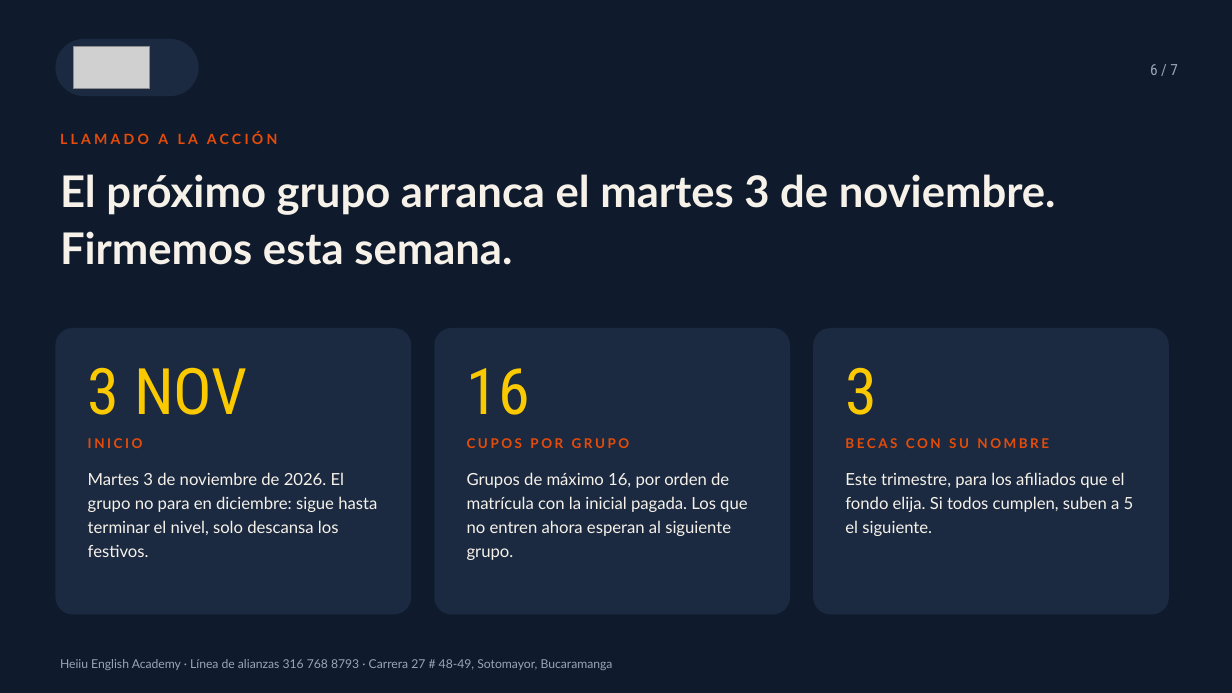
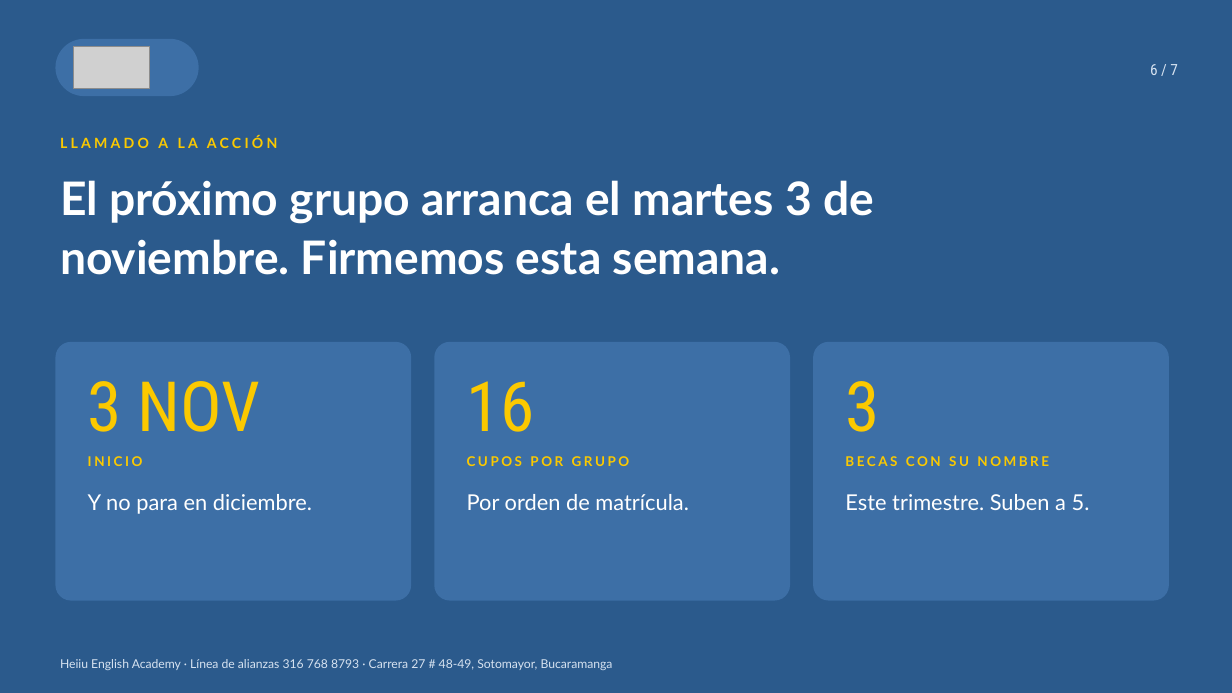
Before and after one commit to gomezrdiana/Plan-academico, a slide deck: slide 6 of recursos/comercial/B2B/PRESENTACION_FONDOS_EMPLEADOS_HEIIU.pptx. Drawn at 1232x693 pixels with LibreOffice and Linux fonts; fonts in the diff are those of the drawing; grey boxes stand for pictures. Boxes give left, top, right and bottom in pixels: in the first picture for what was removed or moved away, otherwise in the second. Text is boxed around its words. In the diff, an @@ line names an element or a change of style, - is before the commit and + after.

```diff
--- a/recursos/comercial/B2B/PRESENTACION_FONDOS_EMPLEADOS_HEIIU.pptx
+++ b/recursos/comercial/B2B/PRESENTACION_FONDOS_EMPLEADOS_HEIIU.pptx
@@ rectangle at (0,0,1232,693): fill #0F1B2D to #2B5A8C @@
@@ text "6 / 7" at (1150,64,1178,75): text colour #9AA4B5 to #D6E2F0 @@
@@ text "El próximo grupo arranca el ..." at (60,180,874,275): size 34 to 36 pt, text colour #F6F1E9 to #FFFFFF @@
@@ rounded rectangle: place and size @@
-rounded rectangle at (55,328,411,615)
+rounded rectangle at (55,342,411,601)
@@ rounded rectangle: place and size @@
-rounded rectangle at (434,328,790,615)
+rounded rectangle at (434,342,790,601)
@@ fill #1B2A41 to #3D6FA6 in 4 elements at (55,39,199,96), (55,342,411,601), (434,342,790,601), (813,342,1169,601) @@
@@ rounded rectangle: place and size @@
-rounded rectangle at (813,328,1169,615)
+rounded rectangle at (813,342,1169,601)
@@ 3 texts: place and size @@
-3 texts at (88,367,877,415)
+3 texts at (88,381,879,432)
@@ size 50 to 54 pt in 3 elements at (88,381,261,432), (467,381,535,432), (845,381,879,432) @@
@@ text colour #E54C09 to #FBC900 in 4 elements at (60,136,278,148), (88,456,143,466), (467,456,630,466), (845,456,1049,466) @@
@@ 3 texts: place and size @@
-3 texts at (88,438,1049,448)
+3 texts at (88,456,1049,466)
@@ text at (88,494,312,514): text changed; size 13 to 17 pt; text colour #F6F1E9 to #FFFFFF @@
-Martes 3 de noviembre de 2026. El grupo no para en diciembre: sigue hasta terminar el nivel, solo descansa los festivos.
+Y no para en diciembre.
@@ text at (467,494,688,510): text changed; size 13 to 17 pt; text colour #F6F1E9 to #FFFFFF @@
-Grupos de máximo 16, por orden de matrícula con la inicial pagada. Los que no entren ahora esperan al siguiente grupo.
+Por orden de matrícula.
@@ text at (845,494,1090,510): text changed; size 13 to 17 pt; text colour #F6F1E9 to #FFFFFF @@
-Este trimestre, para los afiliados que el fondo elija. Si todos cumplen, suben a 5 el siguiente.
+Este trimestre. Suben a 5.
@@ text "Heiiu English Academy · Línea ..." at (60,659,613,670): text colour #9AA4B5 to #D6E2F0 @@
```
Also in this commit, not shown: 6 other slides changed, 2 other files.
